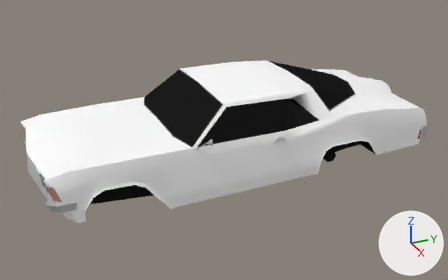
Two versions of the Blender file Assets/Models/Cars/Riviera/Riviera.blend, one commit apart.
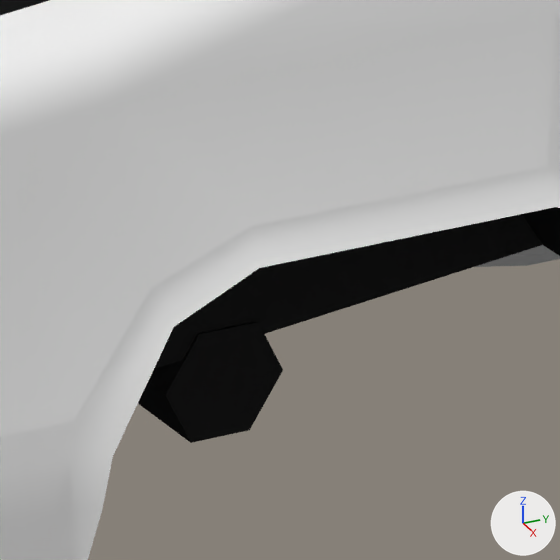
There are two pictures of each version: one whole from a 50 mm lens placed at (5.81, -2.06, 2.77), pointed at (0.02, 0.55, -0.13), one close up on the part from 69% to 81% of the width and 43% to 62% of the height. Lighting does not change. The marker at lower right points along +X, +Y and +Z.

The scene before the commit, as lines of its bpy script (objects in view):
```python
me_cube_002 = bpy.data.meshes.new('Cube.002')
me_cube_002.from_pydata(...)  # 1995 vertices, 1558 faces; spans x -0.88..0.81, y -0.48..0.59, z -2.87..1.58
me_cube_002.polygons.foreach_set('use_smooth', [True] * 1558)
# faces by material slot: [1530, 28]
me_cube_002.materials.append(mat_body)  # picture img_body_png_001
me_cube_002.materials.append(mat_glasses)  # picture img_glasses_png_001
ob_body = bpy.data.objects.new('Body', me_cube_002)
ob_body.location = (0.0, 0.0, 0.0)
ob_body.rotation_euler = (-1.571, -3.142, 3.142)  # degrees (-90, -180, 180)
```
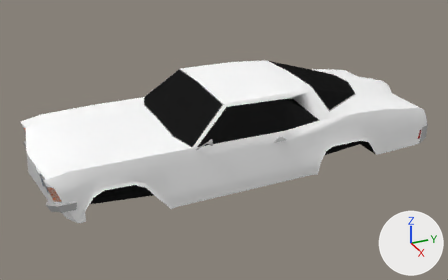
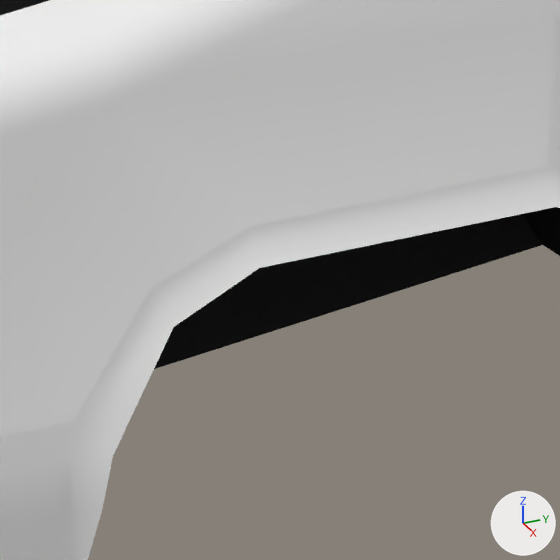
The change, as a list of edits to the scene's bpy script:
```text
Change me_cube_002:
    where me_cube_002.from_pydata(...)  # 1995 vertices, 1558 faces; spans x -0.88..0.81, y -0.48..0.59, z -2.87..1.58
    used by ob_body; location = (0.0, 0.0, 0.0); rotation_euler = (-1.571, -3.142, 3.142), in degrees (-90, -180, 180)
    me_cube_002 part 1: the loose piece of 35 vertices spanning x 0.12..0.43, y -0.43..-0.28, z -2.27..0.55 is deleted
    me_cube_002 part 2: the loose piece of 30 vertices spanning x -0.51..0.45, y -0.48..-0.27, z -1.82..-1.58 is deleted
```

Pixel boxes [x1, y1, x2, y2] of what changed, in the close-ups (560 x 560 px):
part 1 of me_cube_002, deleted
    before: [475, 245, 560, 267]
part 2 of me_cube_002, deleted (black)
    before: [138, 321, 283, 443]
